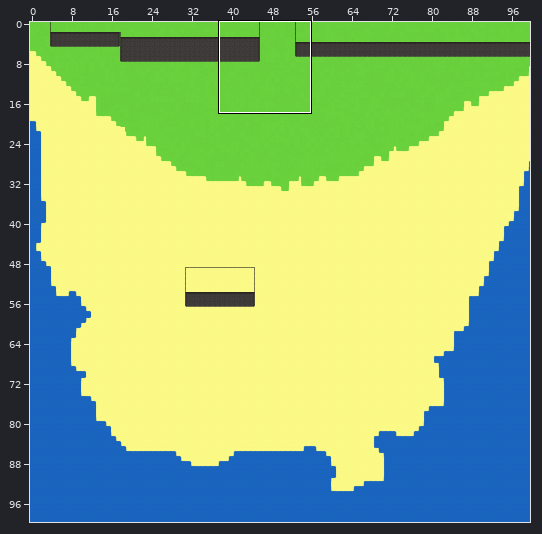
Two states of a Tiled map, res/worlds/azureal_island.tmx. Above: a wide view before the commit, with the close-up outlined.
Close-up. Before:
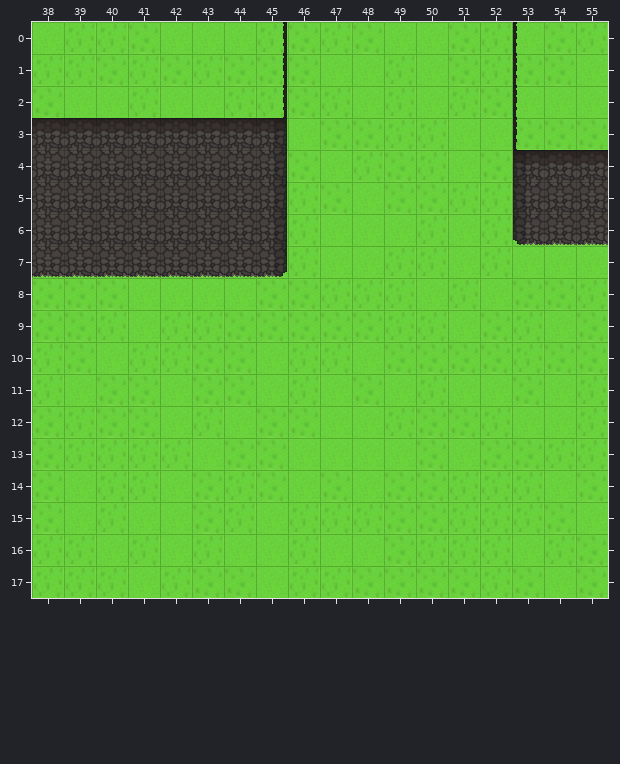
Cells are 32x32 px. Shown: x 38..55, y 0..17. The commit also changed other parts of the map, which this record leaves out.
New version:
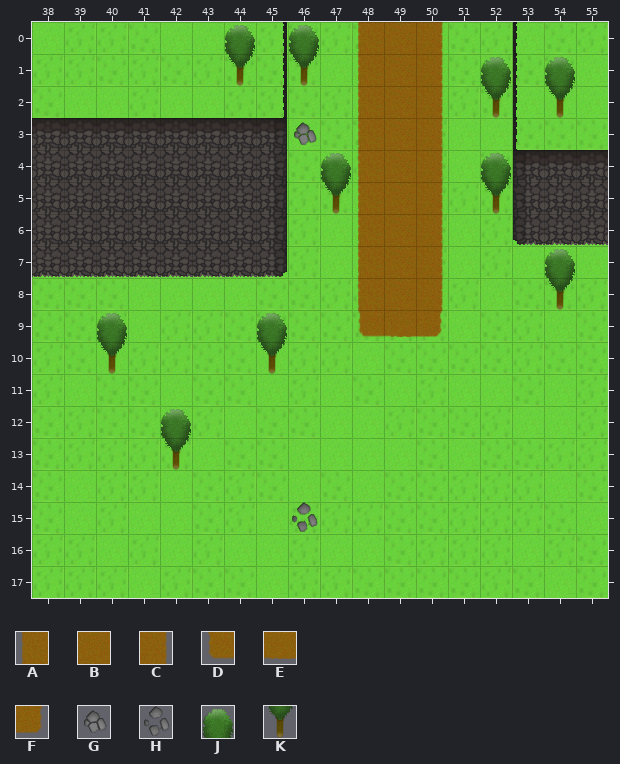
Key: from "myrinnia_tileset": A 25, B 26, C 27, D 45, E 46, F 47, G 121, H 122, J 123, K 143.
_ is an empty cell, . an unchanged one.
From the commit log: Fixed mountain bottom clipped out.
Changes in this commit:
--- layer "Mountains/Trees"
@@ x 40..54 @@
- 0 ...._._.___....
- 1 ...._._.___._._
- 2 ........___._._
- 3 ......_.___....
- 4 .......____._..
- 5 .......____._..
- 6 ........___....
- 7 ........___..._
- 8 ........___..._
- 9 _...._..___....
-10 _...._.........
+ 0 ....J.J.ABC....
+ 1 ....K.K.ABC.J.J
+ 2 ........ABC.K.K
+ 3 ......G.ABC....
+ 4 .......JABC.J..
+ 5 .......KABC.K..
+ 6 ........ABC....
+ 7 ........ABC...J
+ 8 ........ABC...K
+ 9 J....J..DEF....
+10 K....K.........
@@ x 42..42 @@
-12 _
-13 _
+12 J
+13 K
@@ x 46..46 @@
-15 _
+15 H
